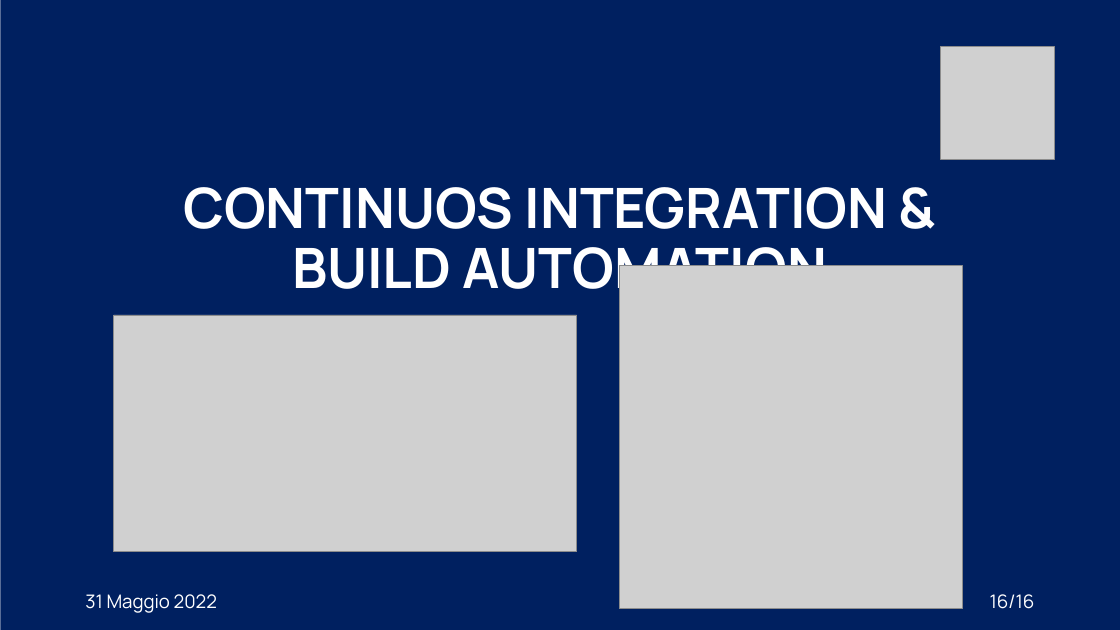
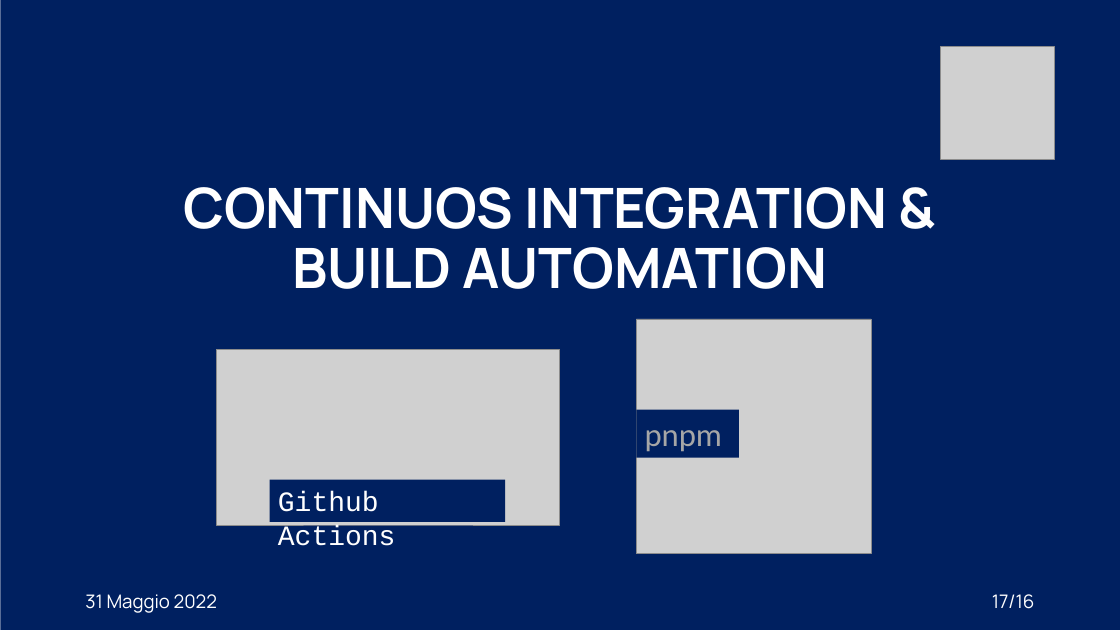
Before and after one commit to XidaZ3/MTSSAssignment3, a slide deck: slide 17 of MTSSAssignment3.pptx (slide 16 before the commit). Drawn at 1120x630 pixels with LibreOffice and Linux fonts; fonts in the diff are those of the drawing; grey boxes stand for pictures. Boxes give left, top, right and bottom in pixels: in the first picture for what was removed or moved away, otherwise in the second. Text is boxed around its words. In the diff, an @@ line names an element or a change of style, - is before the commit and + after.

```diff
--- a/MTSSAssignment3.pptx
+++ b/MTSSAssignment3.pptx
@@ picture: place and size @@
-picture at <box>620,266,963,608</box>
+picture at <box>637,319,871,554</box>
@@ picture: place and size @@
-picture at <box>113,315,576,552</box>
+picture at <box>217,350,560,525</box>
@@ rectangle added at <box>637,410,739,458</box>, fill #002060, 28 pt, text #A6A6A6 @@
+pnpm
@@ rectangle added at <box>270,480,505,522</box>, fill #002060, 24 pt, text #FFFFFF @@
+Github Actions
@@ page number at <box>992,594,1035,609</box>: text changed @@
-16/16
+17/16
```
Also in this commit, not shown: 12 other slides changed, 1 slide added, 4 other files.
